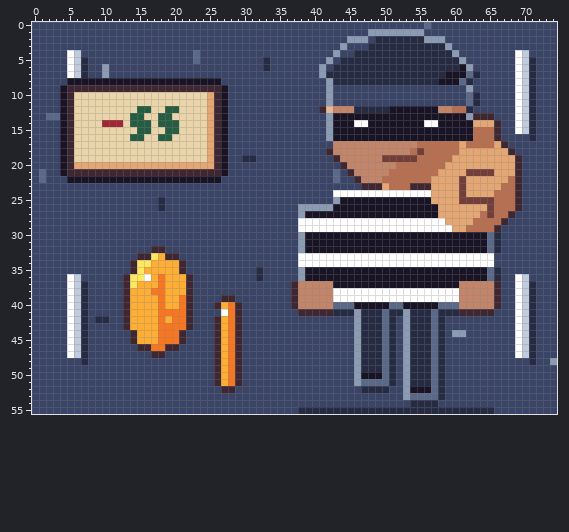
Pixel-art file, stored at art/cards/card-thief-let-go.aseprite. That is the earlier state.
75x56 pixels, 1 frame.
New version:
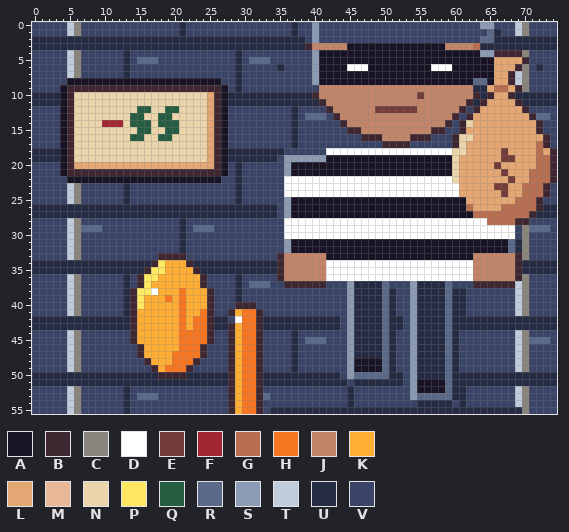
Palette (. is transparent): A #181425  B #3e2731  C #8a857c  D #ffffff  E #733e39  F #a22633  G #b86f50  H #f77622  J #c28569  K #feae34  L #e4a672  M #e8b796  N #ead4aa  P #fee761  Q #265c42  R #5a6988  S #8b9bb4  T #c0cbdc  U #262b44  V #3a4466
Diff:
Changed rows in their new state; - is an unchanged pixel.
first column x 0:
 0 -----TC--------------U---------------U--S---------------V-------SS---TC----
 1 -----TC--------------U---------------U--S-------VVVVVVVV---------RU--TC----
 2 UUUUUUUUUUUUUUUUUUUUUUUUUUUUUUUUUUUUUUU-S----VVV-VVVVVVVVVV-----RRUUUUUUUUU
 3 UUUUUUUUUUUUUUUUUUUUUUUUUUUUUUUUUUUUUUUBJJJJJAAAAAAAAAAAAAAJJJJGUUUUUUUUUUU
 4 -----TC------U---------V-----U----------SAAAAAAAAAAAAAAAAAAAAAAASSBBBBC----
 5 -----TCV-----U-RRR-----V-----U-RRR------SAAAAAAAAAAAAAAAAAAAAAAAAALLLLBV---
 6 -----TCV--V--U---------------U---V-U----SAAAADDDAAAAAAAAADDDA-AAAALLLBCVU--
 7 -----TCV--V--U---------------U----------SAAAAAAAAAAAAAAAAAA---AAAALLBTCV---
 8 -----------------------------U----------SAAAAAAAAAAAAAAAAA---AARRALLBTCV---
 9 -----------------------------U-----------JJJJJJJJJJJJJJJJJJJJJJUULGGLBCV---
10 UUUU------------------------UUUUUUUUUUUUBJJJJJJJJJJJJJJEJJJJJJJBUBLLBUU-UUU
11 UUUU------------------------UUUUUUUUUUUUUBJJJJJJJJJJJJJJJJJJJJB-BLLLLBU-UUU
12 -------------------------------------U---VB---JJJEEEEEEJJJ--JBVBLLLLLLBV---
13 --VV---------------------------------U-RRRVBJJJJJJJJJJJJJJJJBVBLLLLLLLLBRR-
14 -------------------------------------U----VVBJJJJJJJJJJJJJJBVBN---LLLLLLB--
15 -------------------------------------U----VVVBBJJJJJJJJJJBBVVBLLLLLLLLLLB--
16 -------------------------------------U----VVVVVBBBJJJJBBBVVVBNNLLLLLLLLLLB-
17 -------------------------------------U-----VVVVVVVBBBBVVVVVVBNLLLL-LLLLLGB-
18 UUUU------------------------UUUUUUUU------DDDDDDDDDDDDDDDDDDNN-----ELLLLGLB
19 UUUU------------------------UU--UUU-SSSSSSAAAAAAAAAAAAAAAAAAN------EELLLGGB
20 -----------------------------U------SAAAAAAAAAAAAAAAAAAAAAAAN-----E--LLLGGB
21 -V---------------------------U------SAAAAAAAAAAAAAAAAAAAAAAAN-LLLL-E-LLGGGB
22 -V---------------------------U------DDDDDDDDDDDDDDDDDDDDDDDDNL------ELLGGGB
23 -----TC------U---------------U------DDDDDDDDDDDDDDDDDDDDDDDDDL----EELLGGGB-
24 -----TC------U---------------U------DDDDDDD--------------DDDDL----LELLGGGB-
25 -----TC------U----V----------U------SAAAAAAA-------------AAAAALLLLLLLGGGB--
26 UUUUUUUUUUUUUUUUUU-UUUUUUUUUUUUUUUU-SAAAAAA---------------AAAAG--LL--GGGBUU
27 UUUUUUUUUUUUUUUUUUUUUUUUUUUUUUUUUUU-SAA-------------------AAAAAG-G--GGGBUUU
28 -----TC--------------U--------------DD---------------------DDDDDD--GGBB----
29 -----TCRRR-----------U-RRR----------DD----------------------DDDDDDDDD-CRRR-
30 -----TC--------------U--------------DDDDDDDDDDDDDDDDDDDDDDDDDDDDDDDDD-C----
31 -----TC--------------U--------------SAA--------------------------AAARUC----
32 -----TC----------VV--U--------------SAA--------------------------AAARUC----
33 -----TC--------VVVB--B-------------BJJJJJJAAAAAAAAAAAAAAAAAAAAAJJJJJJBC----
34 UUUUUUUUUUUUUUUUUBP--KBUUUUUUUUUUUUBJJJJJJ---------------------JJJJJJBUUUUU
35 UUUUUUUUUUUUUUUUBPP--KKBUUUUUUUU-UUBJJJJJJDDDDDDDDDDDDDDDDDDDDDJJJJJJBUUUUU
36 -----TC------UVBPPK---KKB----U--V--BJJJJJJDDDDDDDDDDDDDDDDDDDDDJJJJJJBC----
37 -----TCV-----UVBP-K---KKB----U-RRR--B-BBBBVVVSUUUURVVVSUUUURVVVBBB-BBTCV---
38 -----TCV-----UBPPDK--HKKKB---U-------VVVVVVVVSUUUURUVVSUUUURUUVVVVV--TCV---
39 -----TCV-----UBP--KH--KKKB-VVU-------VVVVVVVVSUUUURUVVSUUUURUUVVVVV--TCV---
40 -----TCV-----UBP--K---KKKBVVV-BB-----VVVVVVVVSUUUURUVVSUUUU-UUVVVVV--TCV---
41 -----TCV-----UB---KKK-KKHB-VBKHHB-----VVVVVVVSU-----VVS--U-R-UVVVV---TCV---
42 UUUUUUU-U--UUUB---K-K-KHHBUUVDHHBUUUUUUUUUUU-SU-----UVS--U-RUUUUUUUUUUU-UUU
43 UUUUUUU-UUUUUUB---KKK-KHHBUUBKHHBUUUUUUUUUUU-SU-----UVS--U-RUUUUUUUUUUU-UUU
44 -----TCV----------KKKHHHHBVVBKHHB----U-------SU------VS--U-RUV-------TCV---
45 -----TCV----------KKKHHHHBVVBKHHB----U-RRR---SU------VS--U-RU--------TCRRR-
46 -----TCV--------KKKKKHHHB-VVBKHHB----U-------SU------VS--U-RU--------TCV---
47 -----TCV-------BKKKKHHHHB-VVBKHHB----U-------SU------VS--U-RU--------TCV---
48 -----TCV--------BKKKHHHB--VVBKHHB----U-------SAAAA---VS--U-RU--------TCV--V
49 -----TC----------BKHHHB---VVBKHHB----U-------SAAAA---VS--U-RU--------TC----
50 UUUUUUUUUUUUUUUUUUBBBBUUUUUUBKHHBUUUUUUUUUUU-SRRRR--UVS--U-RUUUUUUUUUUUUUUU
51 UUUUUUUUUUUUUUUUUUUUUUUUUUUUBKHHBUUUUUUUUUUUU-UUUUU-UVSAAAARUUUUUUUUUUUUUUU
52 -----TC------U-------------V-KHHB------------U-VVVV--VS--AARUU-------TC----
53 -----TC------U-RRR----------BKHHBR-----------U-------VS---RRUU-------TC----
54 -----TC------U--------------BKHHB------------U--------V---UU-U-------TC----
55 -----TC------U--------------BKHHB-UUUU----------------------------UUUUC----
Pixel boxes of the changes (left, top, right, bottom) in both pictures:
changed: (32, 22, 557, 414)
